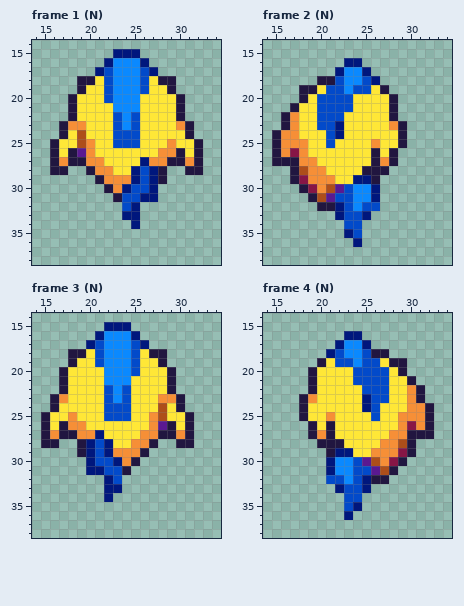
File history of a pixel-art file, art/fish_fast.aseprite. This is how it looked before the edit.
48x48 pixels, 7 frames. Shown: frame 1 (N): x 14..34, y 14..38; frame 2 (N): x 14..34, y 14..38; frame 3 (N): x 14..34, y 14..38; frame 4 (N): x 14..34, y 14..38.
After the commit:
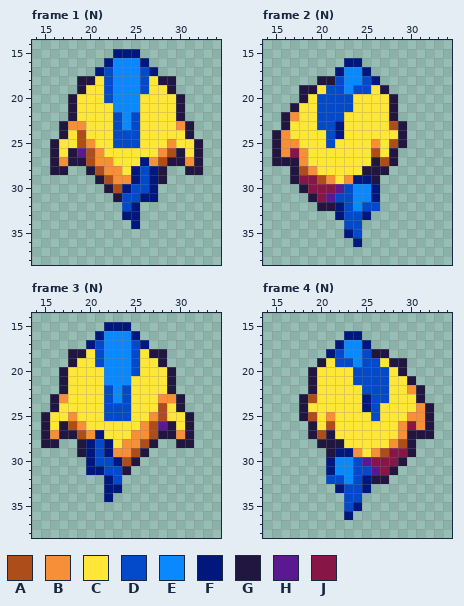
Palette (. is transparent): A #ad4e1a  B #f68f37  C #ffe737  D #024aca  E #0a89ff  F #00177d  G #211640  H #5a1991  J #871646
Log entry: Anim iter
Diff:
--- frame 1 (N)
@@ x 18..31 @@
 25 CABCCDDDCCCBCC
-26 GHBCCCCCCCBBGC
-27 GGBBCCCCFBBGGB
-28 ..GBBCCFDFG..G
-29 ...GBBBFDFG...
-30 ....GBFDDF....
+26 GHABCCCCCCBAGC
+27 GGABBCCCFBAGGB
+28 ..GABBCFDFG..G
+29 ...GABBFDFG...
+30 ....GAFDDF....
 31 .....GDDFF....
--- frame 2 (N)
@@ x 14..34 @@
 22 ..GBCCDDDCCCCCG......
-23 ..GBCCDDFCCCCCBG.....
-24 .GBBCCCDFCCCCCCG.....
-25 .GBBBCCDCCCCBCCG.....
-26 .GBJBCCCCCCCGCG......
-27 .GGGBBCCCCCCGBG......
-28 ...GABBCCCCGGG.......
-29 ...GJBBBCCFFG........
-30 ....GJBAHDEEF........
-31 .....GAHDDEEF........
+23 ..GCCCDDFCCCCCAG.....
+24 .GBCCCCDFCCCCCCG.....
+25 .GBBCCCDCCCCBCAG.....
+26 .GBJBCCCCCCCACG......
+27 .GGGBCCCCCCCGAG......
+28 ...GABCCCCCGGG.......
+29 ...GJJABCBFFG........
+30 ....GJJJHDEEF........
+31 .....GJHDDEEF........
 32 ......GGFDEDD........
--- frame 3 (N)
@@ x 16..29 @@
 25 CCBCCCDDDCCBAC
-26 CGBBCCCCCCCBHG
-27 BGGBBFCCCCBBGG
-28 G..GFDFCCBBG..
-29 ...GFDFBBBG...
-30 ....FDDFBG....
+26 CGABCCCCCCBAHG
+27 BGGABFCCCBBAGG
+28 G..GFDFCBBAG..
+29 ...GFDFBBAG...
+30 ....FDDFAG....
 31 ....FFDDG.....
--- frame 4 (N)
@@ x 14..34 @@
 22 .....GCCCCCDDDCCBG...
-23 ....GBCCCCCFDDCCBG...
-24 ....GCCCCCCFDCCCBBG..
-25 ....GCCBCCCCDCCBBBG..
-26 .....GCGCCCCCCCBJBG..
-27 .....GBGCCCCCCBBGGG..
-28 ......GGGCCCCBBAG....
-29 .......GFFCCBBBJG....
-30 .......FEEDHABJG.....
-31 .......FEEDDHAG......
+23 ....GACCCCCFDDCCCG...
+24 ....GCCCCCCFDCCCCBG..
+25 ....GACBCCCCDCCCBBG..
+26 .....GCACCCCCCCBJBG..
+27 .....GAGCCCCCCCBGGG..
+28 ......GGGCCCCCBAG....
+29 .......GFFBCBAJJG....
+30 .......FEEDHJJJG.....
+31 .......FEEDDHJG......
 32 .......DDEDFGG.......
